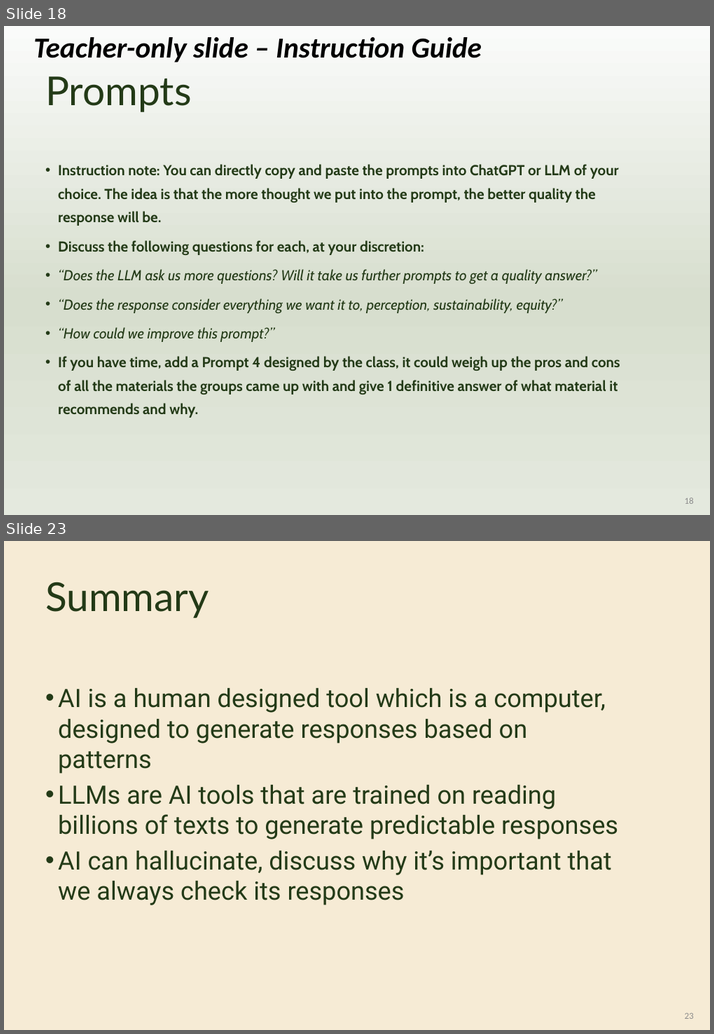
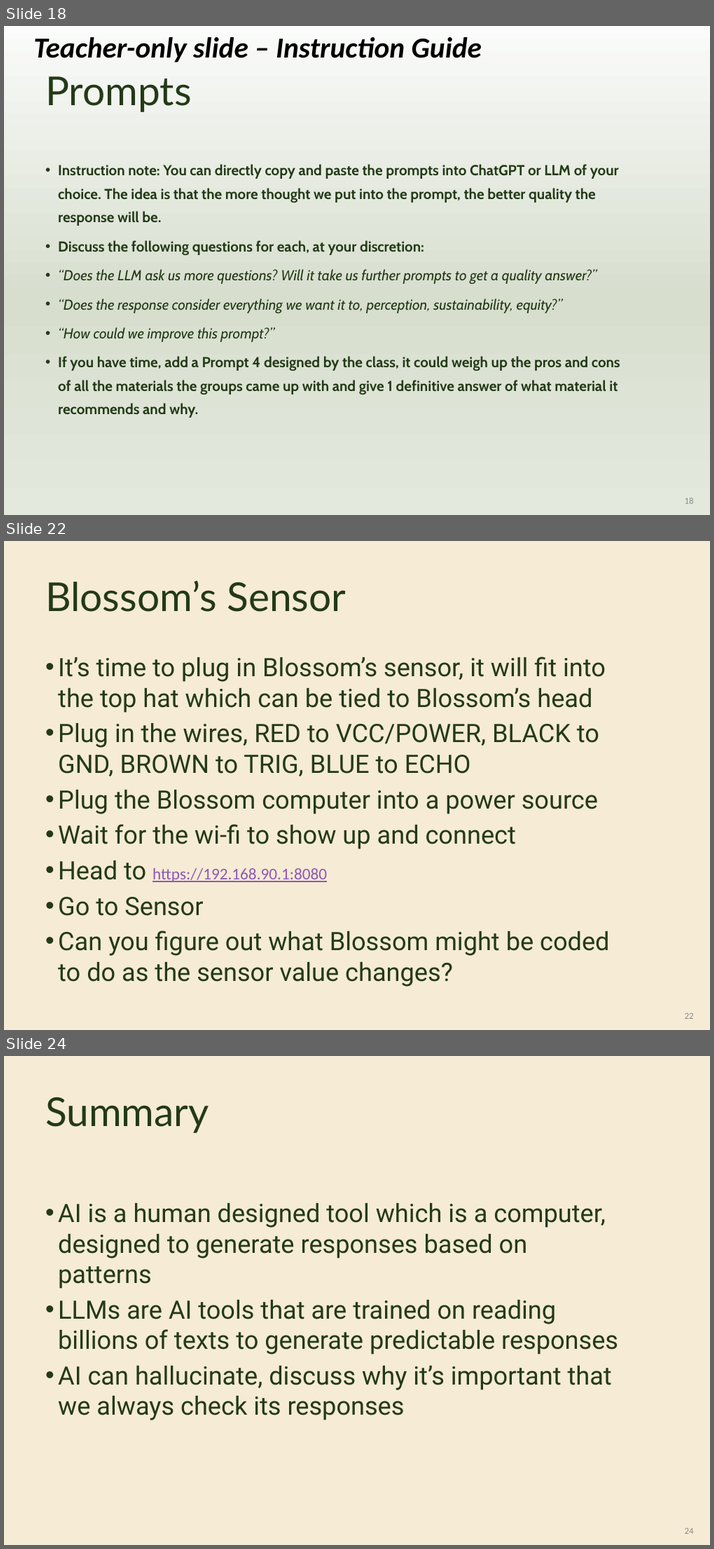
Before and after one commit to OutbackRobots/Outback-Robots-Hub, a slide deck: docs/assets/slides/OutbackRobots_Lesson7_Slides_AIandLLMs.pptx. Shown one above the other, each under a label of ours: slides 18 and 23 before the commit, slides 18, 22 and 24 after it; the slides between them are not shown. The pictures are 714x1034 and 714x1549 pixels, drawn with LibreOffice and Linux fonts; fonts in the diff are those of the drawing; background and template pictures are left out. Boxes give left, top, right and bottom in pixels: in the first picture for what was removed or moved away, otherwise in the second. Text is boxed around its words. In the diff, an @@ line names an element or a change of style, - is before the commit and + after.

```diff
--- a/docs/assets/slides/OutbackRobots_Lesson7_Slides_AIandLLMs.pptx
+++ b/docs/assets/slides/OutbackRobots_Lesson7_Slides_AIandLLMs.pptx
@@ slide 22 added at box(4, 541, 710, 1030), background #F6EBD5 @@
@@ text added at box(45, 580, 346, 612), 44 pt, text #233A17 @@
+Blossom’s Sensor
@@ text added at box(58, 656, 609, 986), 28 pt, text #233A17 @@
+• It’s time to plug in Blossom’s sensor, it will fit into the top hat which can be tied to Blossom’s head
+• Plug in the wires, RED to VCC/POWER, BLACK to GND, BROWN to TRIG, BLUE to ECHO
+• Plug the Blossom computer into a power source
+• Wait for the wi-fi to show up and connect
+• Head to https://192.168.90.1:8080
+• Go to Sensor
+• Can you figure out what Blossom might be coded to do as the sensor value changes?
@@ page number added at box(684, 1013, 694, 1018), 10 pt, text #8C8C8C @@
+22
@@ what was slide 23 is now slide 24 @@
@@ page number at box(684, 1528, 694, 1533): text changed @@
-23
+24
```
Also in this commit, not shown: 1 slide changed, 1 other slide added, 1 slide removed.
